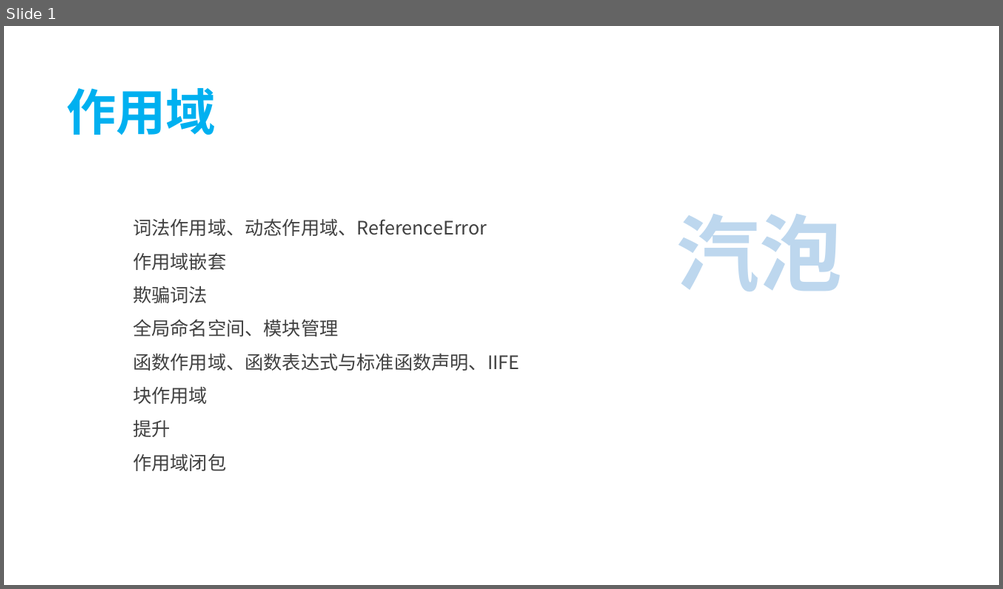
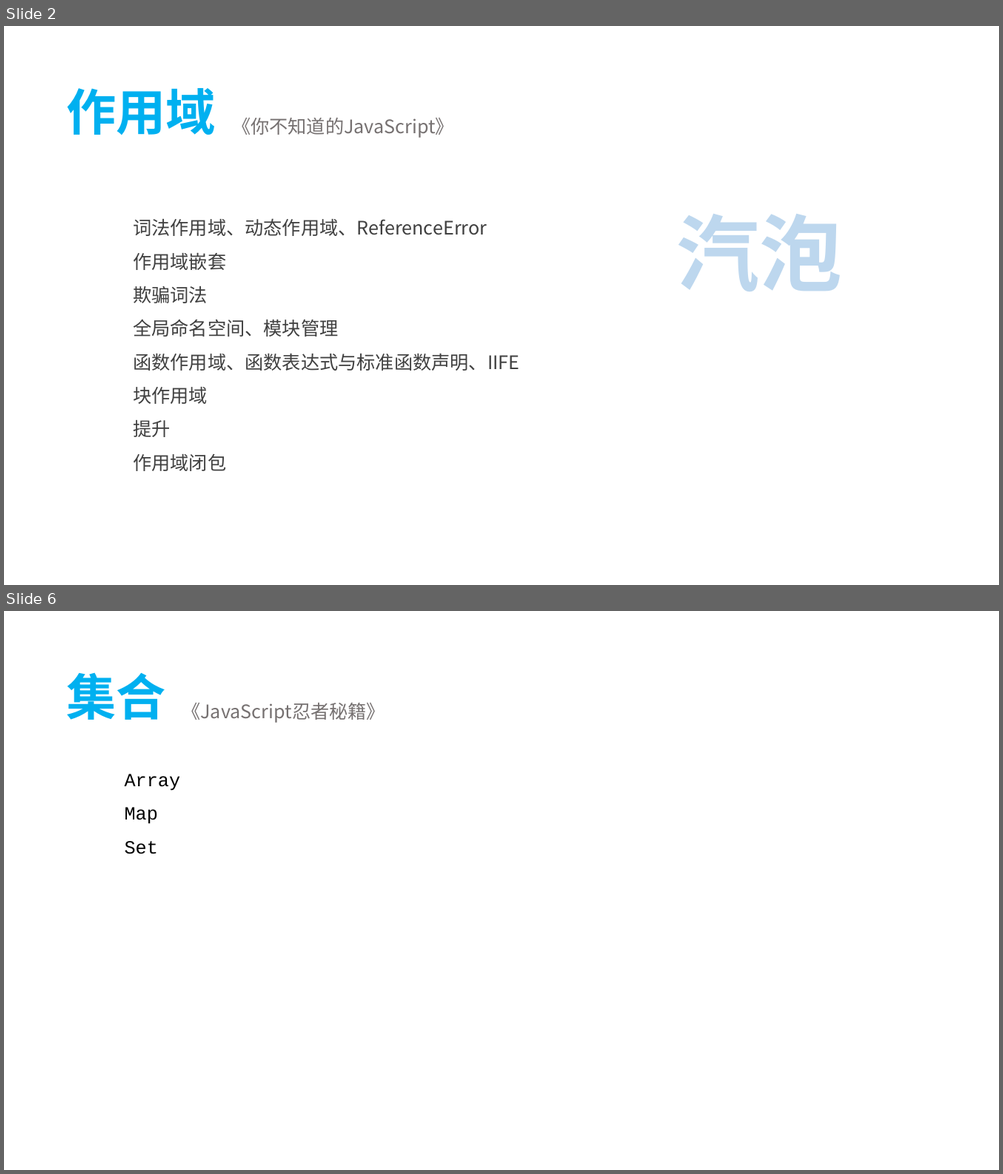
Before and after one commit to tecshuttle/interview, a slide deck: 2 前端/《你不知道的JavaScript》.pptx. Shown one above the other, each under a label of ours: slide 1 before the commit, slides 2 and 6 after it; the slides between them are not shown. The pictures are 1003x589 and 1003x1174 pixels, drawn with LibreOffice and Linux fonts; fonts in the diff are those of the drawing. Boxes give left, top, right and bottom in pixels: in the first picture for what was removed or moved away, otherwise in the second. Text is boxed around its words. In the diff, an @@ line names an element or a change of style, - is before the commit and + after.

```diff
--- a/2 前端/《你不知道的JavaScript》.pptx
+++ b/2 前端/《你不知道的JavaScript》.pptx
@@ slide 6 added at (4,611,999,1170), background #FFFFFF @@
@@ text added at (66,672,165,720), 48 pt, text #00B0F0, bold @@
+集合
@@ text added at (182,703,385,723), 18 pt, text #767171 @@
+《JavaScript忍者秘籍》
@@ text added at (125,774,181,854), 18 pt, text #000000 @@
+Array
+Map
+Set
@@ what was slide 1 is now slide 2 @@
@@ slide 2 changed as well @@
@@ text added at (232,118,454,138), 18 pt, text #767171 @@
+《你不知道的JavaScript》
```
Also in this commit, not shown: 9 other slides added, 2 other files.
